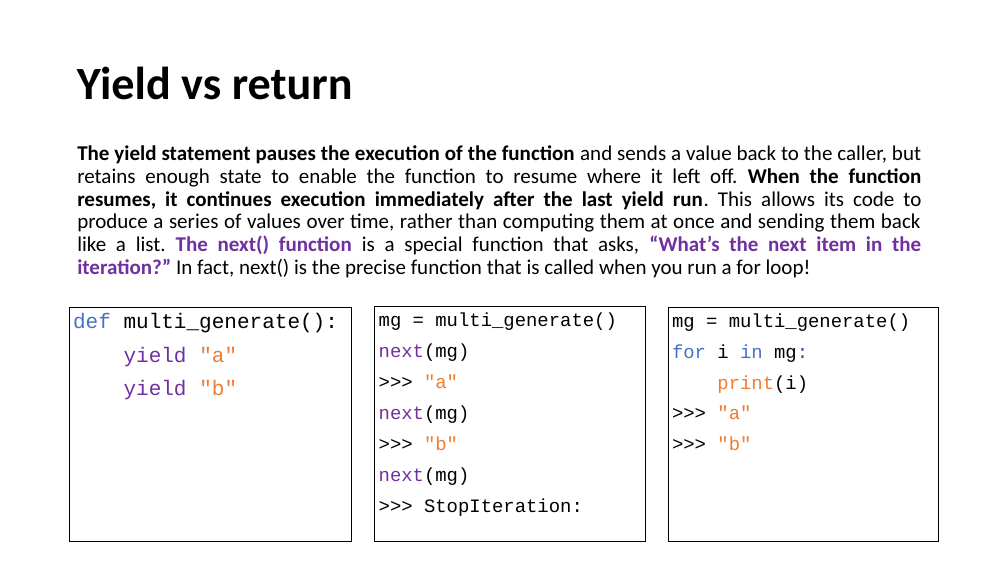
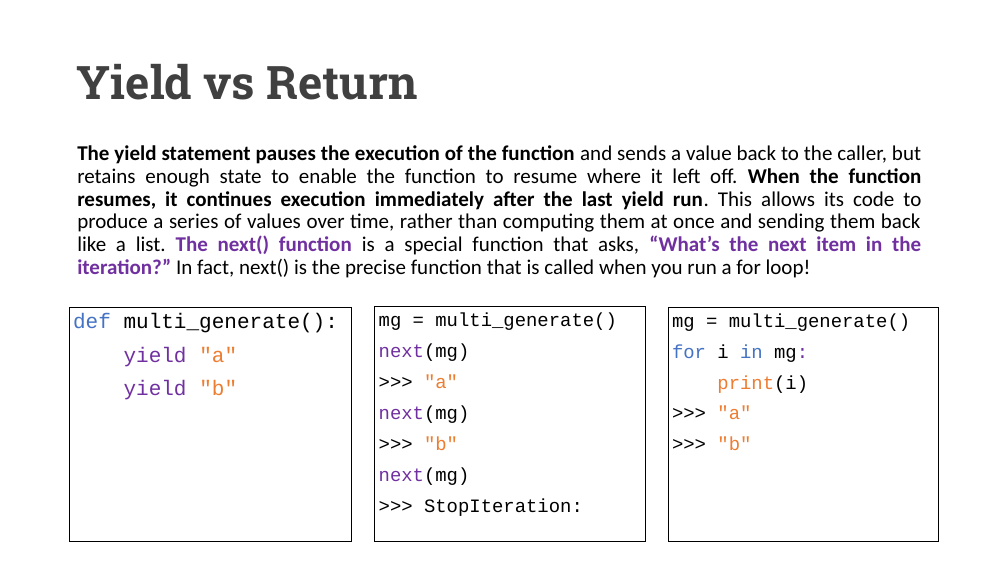
Before and after one commit to UCLL-PR2/exercises, a slide deck: slide 27 of 03-iterable&generators/programming2_iterable.pptx (slide 28 before the commit). Drawn at 1008x567 pixels with LibreOffice and Linux fonts; fonts in the diff are those of the drawing. Boxes give left, top, right and bottom in pixels: in the first picture for what was removed or moved away, otherwise in the second. Text is boxed around its words. In the diff, an @@ line names an element or a change of style, - is before the commit and + after.

```diff
--- a/03-iterable&generators/programming2_iterable.pptx
+++ b/03-iterable&generators/programming2_iterable.pptx
@@ title at (77,64,418,100): text changed; font Calibri to Roboto Slab; text colour #000000 to #404040 @@
-Yield vs return
+Yield vs Return
```
Also in this commit, not shown: 25 other slides changed, 5 slides added, 1 slide removed.
